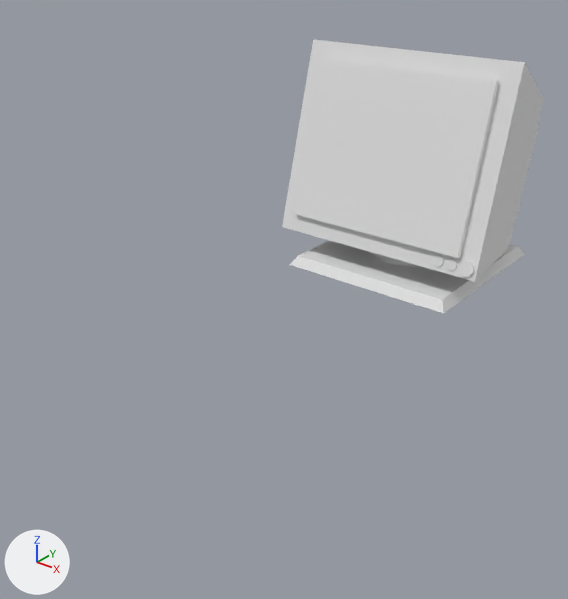
An edit to the FBX model GDC2019/Assets/3D Objects/Exports/3D/Desk/Computer.FBX, drawn before and after from the same camera.
Both versions are drawn from a camera (50 mm lens) standing at (208.0, -376.0, 208.0) and looking at (-18.0, -93.0, 33.0). Arrows for +X, +Y and +Z are at lower left; the lights stay in place. Where no turn or scale is listed for an object, it has been applied to the vertices.

In view in the first picture: 'K_front', 'Monitor_stand', 'Screen'.
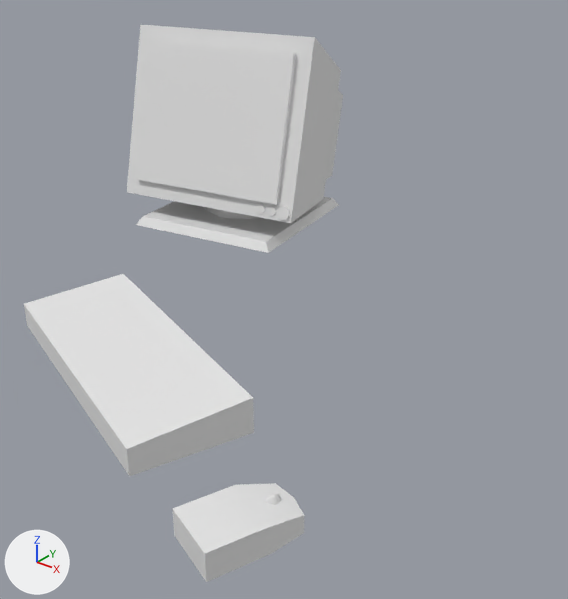
Commit message: Added pc, mouse and keyboard

What differs and where, as boxes (x1, y1, x2, y2) in the pictures (568 x 599 px):
'Screen', moved, turned
    before: (294, 59, 499, 258)
    after: (136, 41, 296, 205)
'K_front', moved, turned
    before: (282, 39, 544, 282)
    after: (127, 25, 341, 223)
'Keyboard', added
    after: (24, 274, 254, 476)
'Monitor_stand', moved, turned
    before: (290, 240, 524, 313)
    after: (136, 197, 339, 253)
'Mouse', added
    after: (172, 483, 304, 582)
'K_back', moved, turned
    before: (516, 126, 538, 218)
    after: (326, 90, 343, 180)
'Cylinder001', moved, turned
    before: (369, 252, 421, 267)
    after: (205, 207, 255, 219)
'Power', moved, turned
    before: (458, 260, 475, 277)
    after: (277, 206, 290, 220)
'R_button', moved, turned
    before: (445, 258, 457, 271)
    after: (266, 206, 276, 216)
'R_button.001', moved, turned
    before: (432, 255, 444, 267)
    after: (255, 204, 265, 214)
'Scrollwheeel', added
    after: (265, 494, 282, 505)

Edits to the bpy script that builds the scene:
```text
Add me_mesh_008:
    me_mesh_008.from_pydata([(-59.8, -13.1, 0.0), (67.0, -59.2, 0.0), (-42.4, 34.6, 0.0), (84.4, -11.5, 0.0), (-59.8, -13.1, 11.9), (67.0, -59.2, 11.9), (-42.4, 34.6, 16.0), (84.4, -11.5, 16.0)], [], [(0, 2, 3, 1), (4, 5, 7, 6), (0, 1, 5, 4), (1, 3, 7, 5), (3, 2, 6, 7), (2, 0, 4, 6)])
Add me_mesh_009:
    me_mesh_009.from_pydata(...)  # 24 vertices, 22 faces; spans x -16.6..15.2, y -19.8..21.6, z 0.0..11.2
Add me_mesh_010:
    me_mesh_010.from_pydata(...)  # 26 vertices, 32 faces; spans x 10.48..14.9, y -50.68..-44.03, z 5.03..12.11
Change ob_k_front:
    ob_k_front.location: (0.0, -28.6, 97.4) -> (-122.4, -31.4, 97.4)
    ob_k_front.rotation_euler: (-1.307, 3.142, 0.0) -> (-1.307, -3.142, 0.175)  # degrees (-75, 180, 0) -> degrees (-75, -180, 10)
Change ob_monitor_stand:
    ob_monitor_stand.location: (0.0, 0.0, 28.7) -> (-127.4, -3.2, 28.7)
    ob_monitor_stand.rotation_euler: (0.0, 0.0, 0.0) -> (0.0, 0.0, 0.175)  # degrees (0, 0, 0) -> degrees (0, 0, 10)
Add ob_keyboard:
    ob_keyboard = bpy.data.objects.new('Keyboard', me_mesh_008)
    ob_keyboard.location = (-43.0, -174.9, 28.7)
Add ob_mouse:
    ob_mouse = bpy.data.objects.new('Mouse', me_mesh_009)
    ob_mouse.location = (74.7, -233.2, 28.7)
Add ob_scrollwheeel:
    ob_scrollwheeel = bpy.data.objects.new('Scrollwheeel', me_mesh_010)
    ob_scrollwheeel.location = (66.6, -173.7, 28.7)
```
